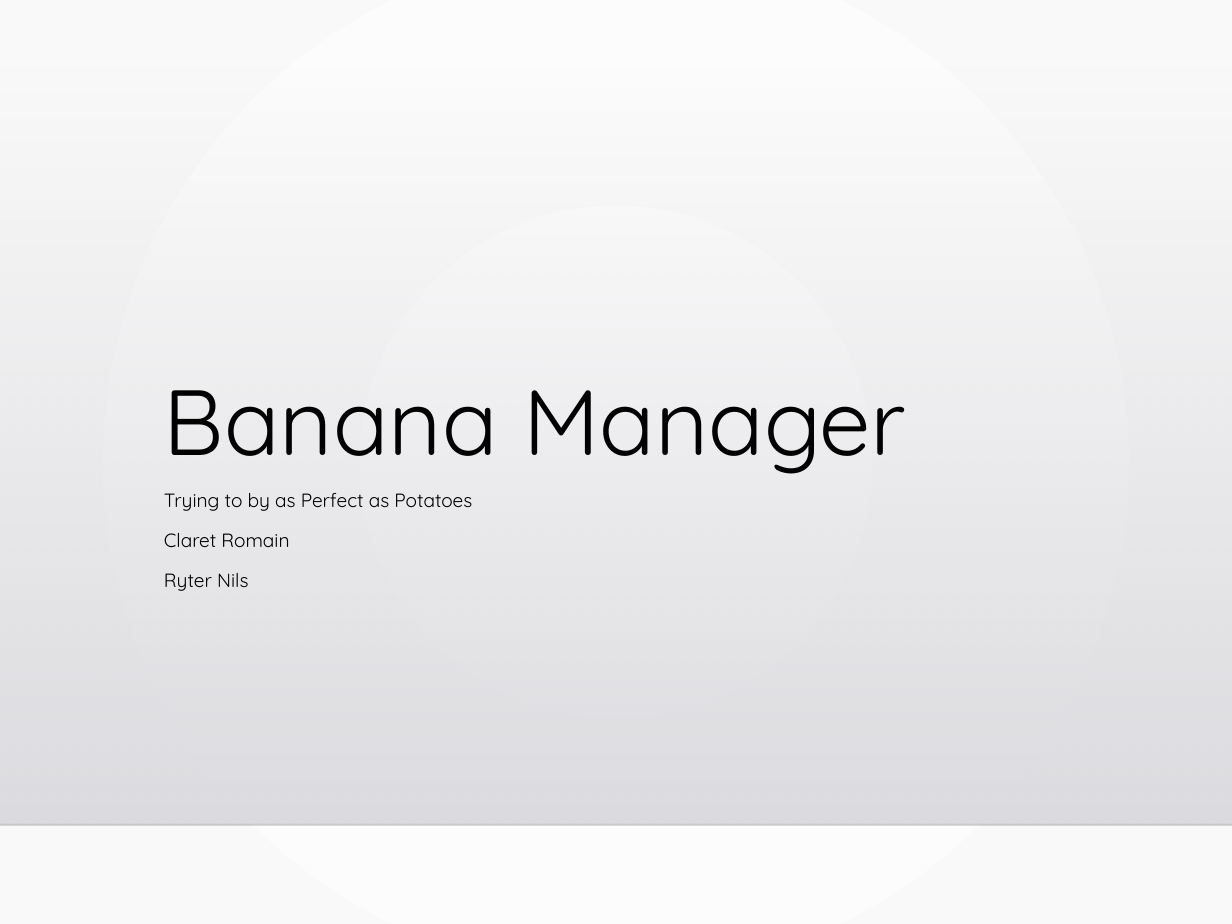
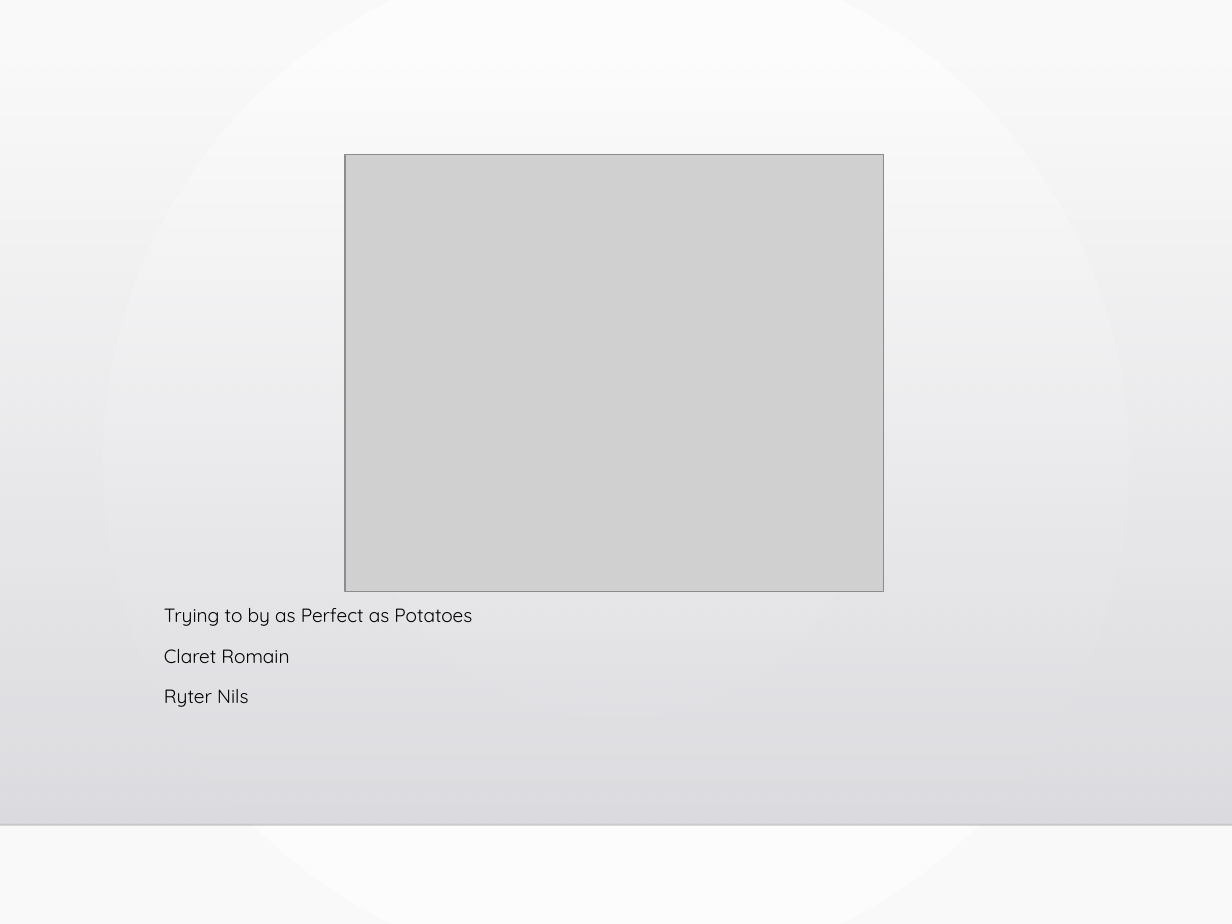
Before and after one commit to arkeine/JEE, a slide deck: slide 1 of presentation.pptx. Drawn at 1232x924 pixels with LibreOffice and Linux fonts; fonts in the diff are those of the drawing; grey boxes stand for pictures; background and template pictures are left out. Boxes give left, top, right and bottom in pixels: in the first picture for what was removed or moved away, otherwise in the second. Text is boxed around its words. In the diff, an @@ line names an element or a change of style, - is before the commit and + after.

```diff
--- a/presentation.pptx
+++ b/presentation.pptx
@@ picture added at (345,155,883,591) @@
@@ title removed at (164,390,906,474) @@
-Banana Manager
@@ subtitle "Trying to by as Perfect ...": place and size @@
-subtitle "Trying to by as Perfect ..." at (164,493,472,591)
+subtitle "Trying to by as Perfect ..." at (164,608,472,707)
```
Also in this commit, not shown: 3 other slides changed.
